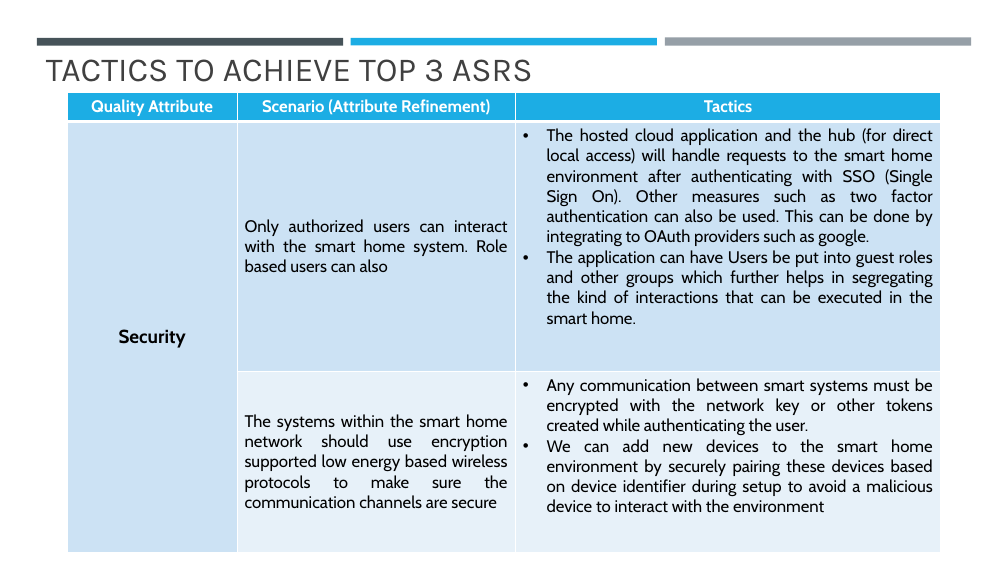
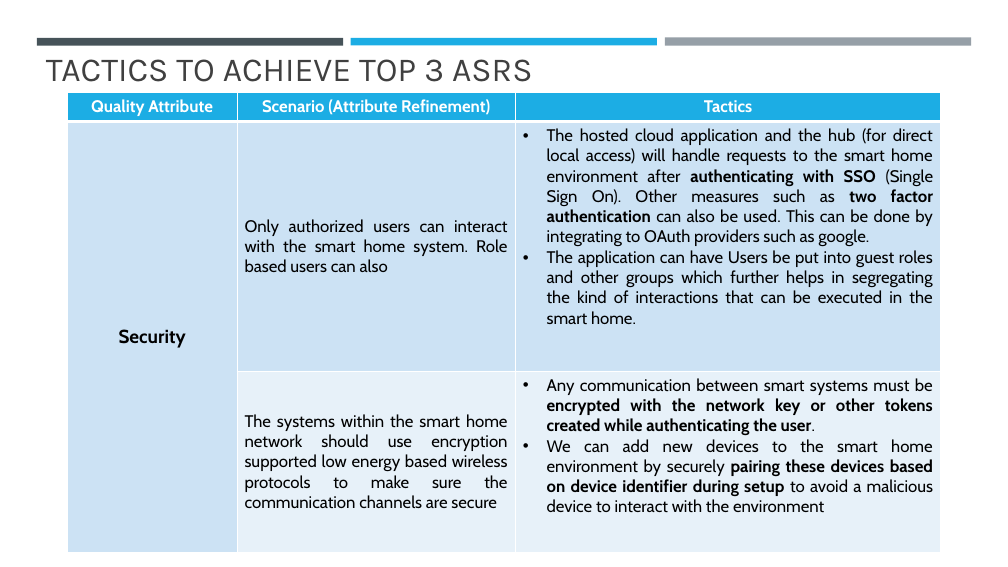
Before and after one commit to Akhilsudh/BITS-Assignment, a slide deck: slide 3 of Semester 2/Software Architecture/Assignment 2/SA-Assignment-2021MT12054.pptx. Drawn at 1008x567 pixels with LibreOffice and Linux fonts; fonts in the diff are those of the drawing. Boxes give left, top, right and bottom in pixels: in the first picture for what was removed or moved away, otherwise in the second. Text is boxed around its words. In the diff, an @@ line names an element or a change of style, - is before the commit and + after.

```diff
--- a/Semester 2/Software Architecture/Assignment 2/SA-Assignment-2021MT12054.pptx
+++ b/Semester 2/Software Architecture/Assignment 2/SA-Assignment-2021MT12054.pptx
@@ table at (x1=67, y1=92, x2=941, y2=553) @@
@@ bold on in "authenticating with SSO two factor authentication", "encrypted with the network key or other ...", "pairing these devices based on device identifier ..." @@
```
Also in this commit, not shown: 3 other slides changed.
